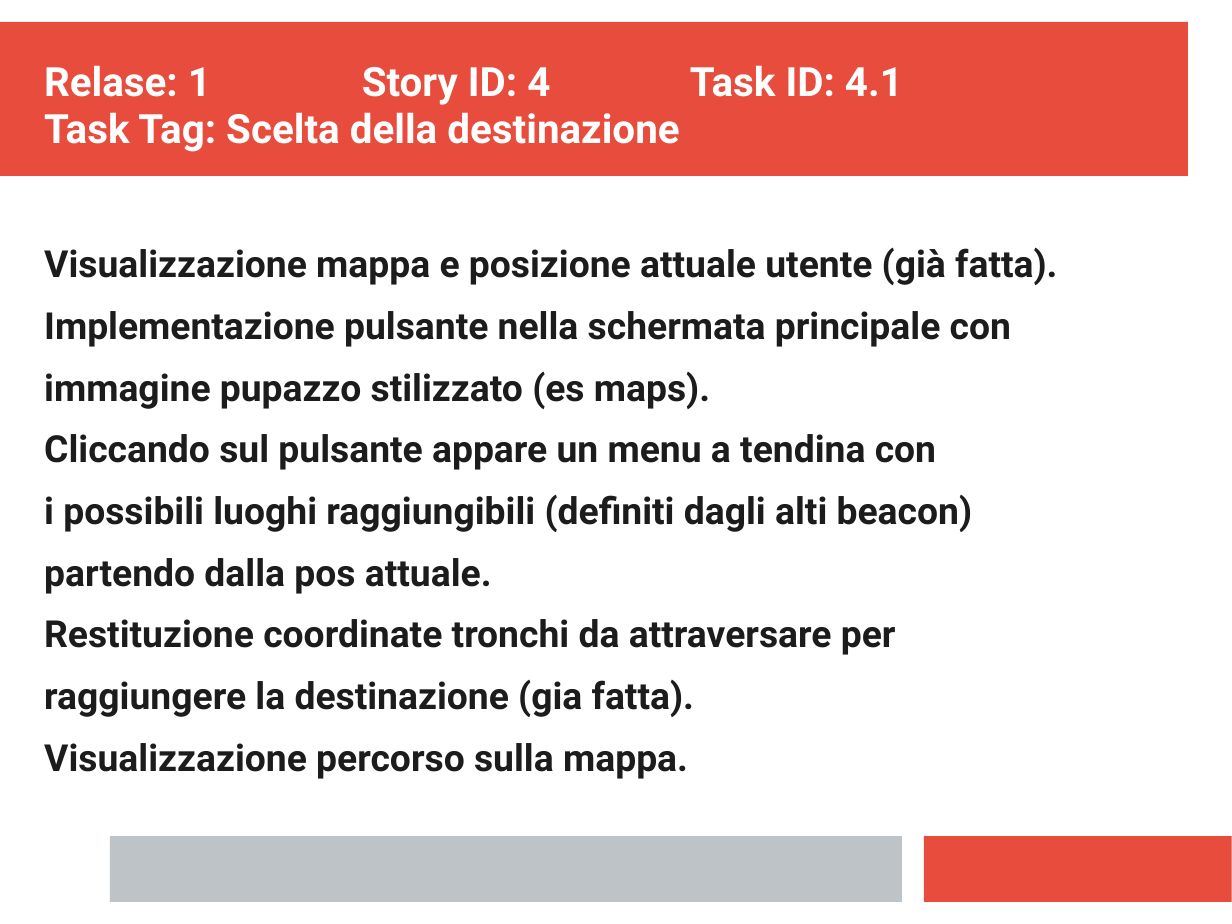
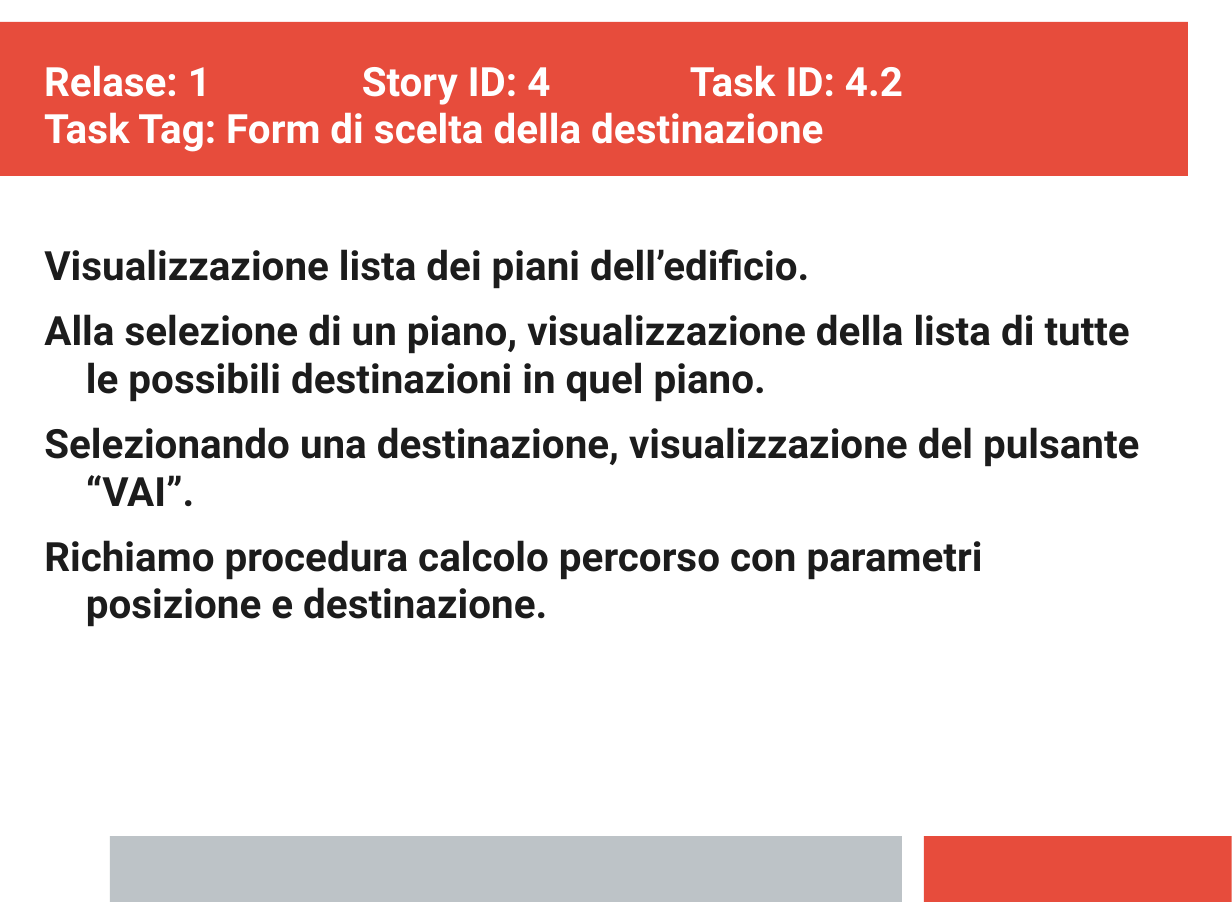
Before and after one commit to ecorradini/ProgettoIDS, a slide deck: slide 2 of AnalisiRequisiti/TaskGestioneOrdinaria.ppt. Drawn at 1232x924 pixels with LibreOffice and Linux fonts; fonts in the diff are those of the drawing. Boxes give left, top, right and bottom in pixels: in the first picture for what was removed or moved away, otherwise in the second. Text is boxed around its words. In the diff, an @@ line names an element or a change of style, - is before the commit and + after.

```diff
--- a/AnalisiRequisiti/TaskGestioneOrdinaria.ppt
+++ b/AnalisiRequisiti/TaskGestioneOrdinaria.ppt
@@ text at (x1=44, y1=65, x2=903, y2=152): text changed @@
-Relase: 1 Story ID: 4 Task ID: 4.1
-Task Tag: Scelta della destinazione
+Relase: 1 Story ID: 4 Task ID: 4.2
+Task Tag: Form di scelta della destinazione
@@ text at (x1=44, y1=249, x2=1139, y2=627): text changed; size 24 to 26 pt @@
-Visualizzazione mappa e posizione attuale utente (già fatta).
-Implementazione pulsante nella schermata principale con
-immagine pupazzo stilizzato (es maps).
-Cliccando sul pulsante appare un menu a tendina con
-i possibili luoghi raggiungibili (definiti dagli alti beacon)
-partendo dalla pos attuale.
-Restituzione coordinate tronchi da attraversare per
-raggiungere la destinazione (gia fatta).
-Visualizzazione percorso sulla mappa.
+Visualizzazione lista dei piani dell’edificio.
+Alla selezione di un piano, visualizzazione della lista di tutte le possibili destinazioni in quel piano.
+Selezionando una destinazione, visualizzazione del pulsante “VAI”.
+Richiamo procedura calcolo percorso con parametri posizione e destinazione.
```
Also in this commit, not shown: 1 other slide changed, 4 slides added, 2 slides removed, 8 other files.
